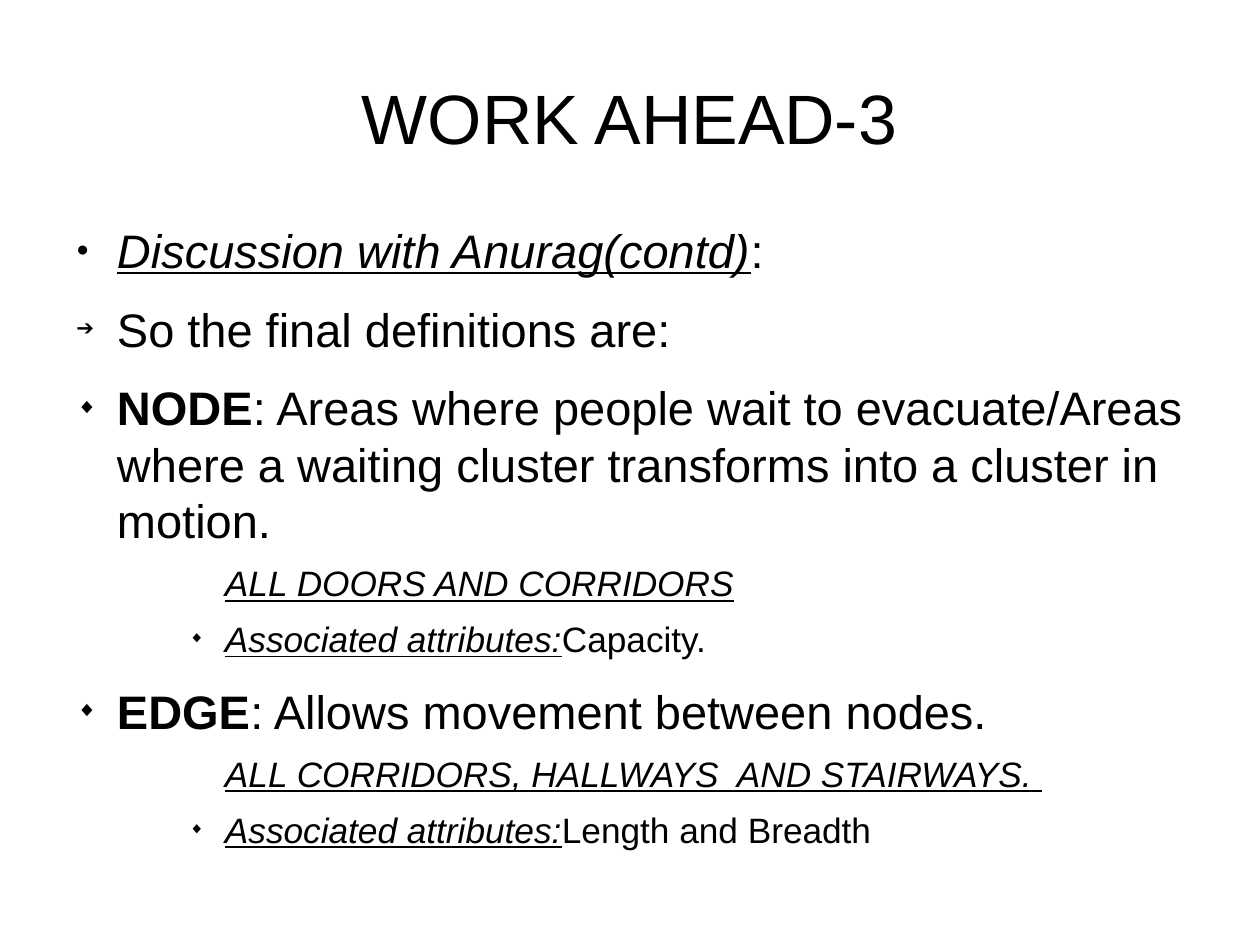
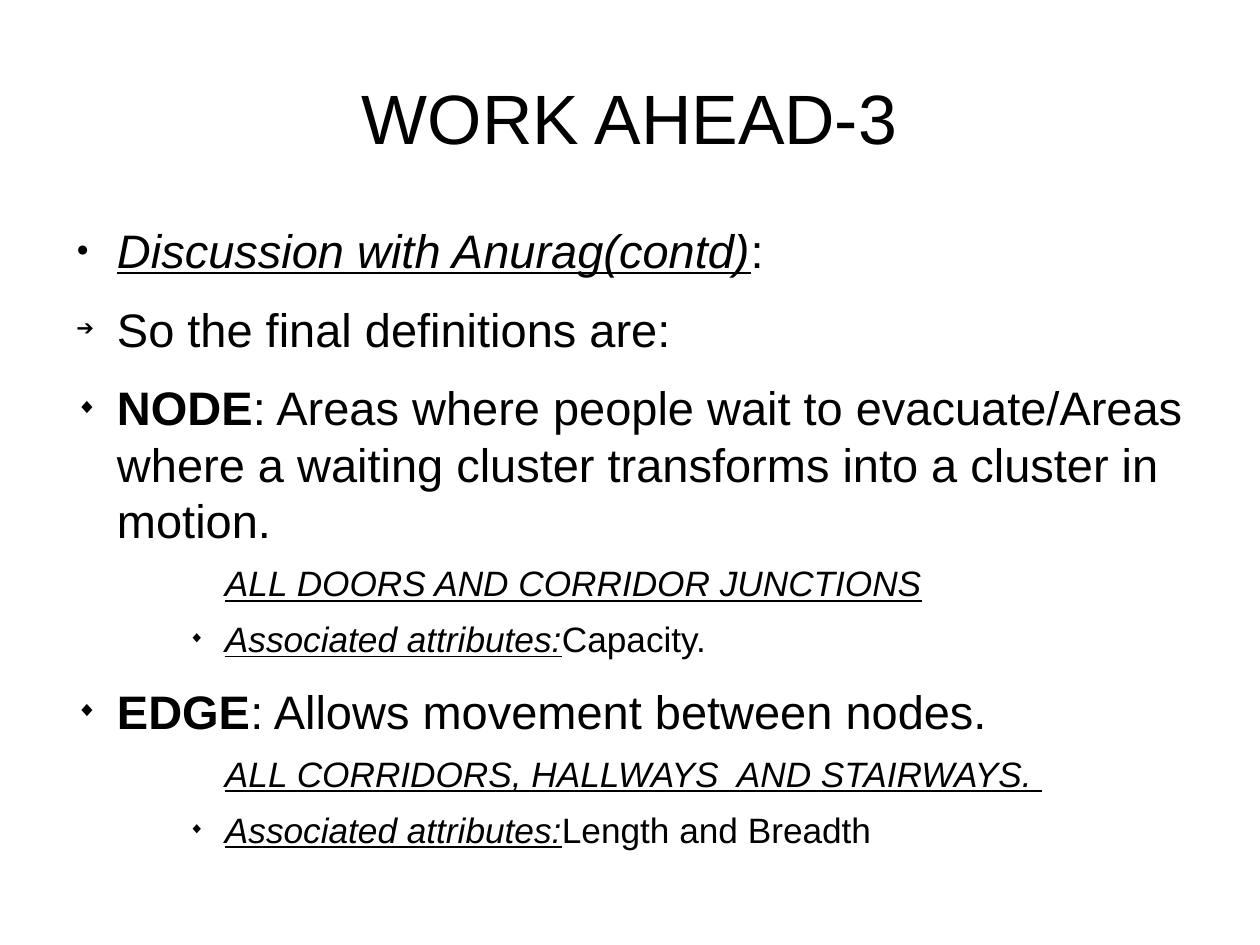
Before and after one commit to AdityaCheruvu/Indoor-GIS, a slide deck: slide 10 of Documentation/Presentation2.odp. Drawn at 1260x945 pixels with LibreOffice and Linux fonts; fonts in the diff are those of the drawing. Boxes give left, top, right and bottom in pixels: in the first picture for what was removed or moved away, otherwise in the second. Text is boxed around its words. In the diff, an @@ line names an element or a change of style, - is before the commit and + after.

```diff
--- a/Documentation/Presentation2.odp
+++ b/Documentation/Presentation2.odp
@@ text at bbox=[225, 571, 921, 602]: text changed @@
-    ALL DOORS AND CORRIDORS
+    ALL DOORS AND CORRIDOR JUNCTIONS
```
Also in this commit, not shown: 7 other slides changed, 1 other file.
